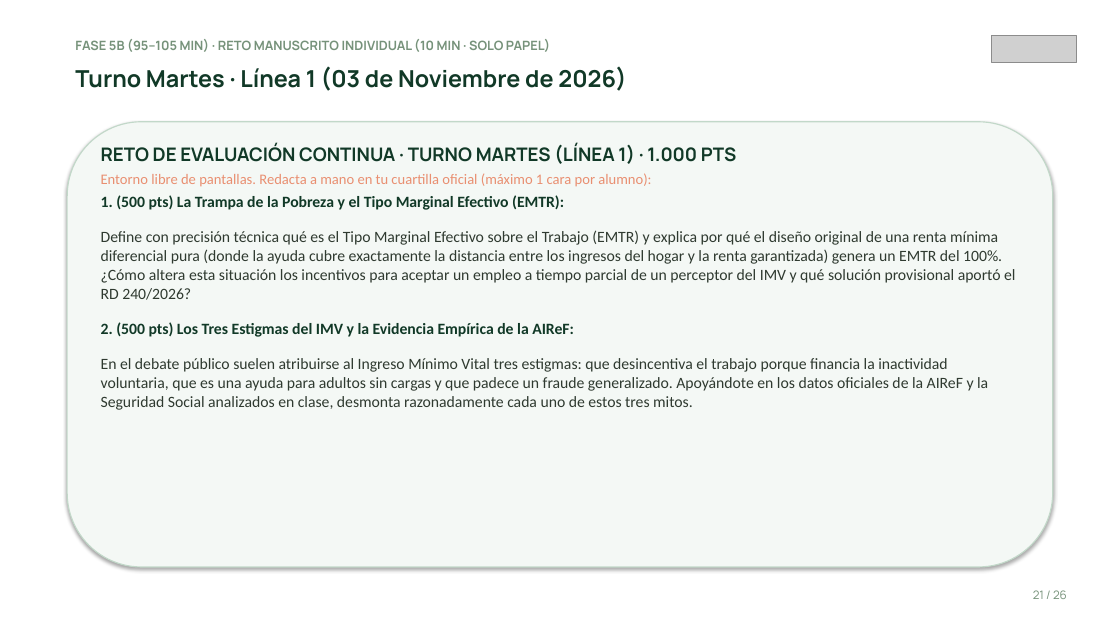
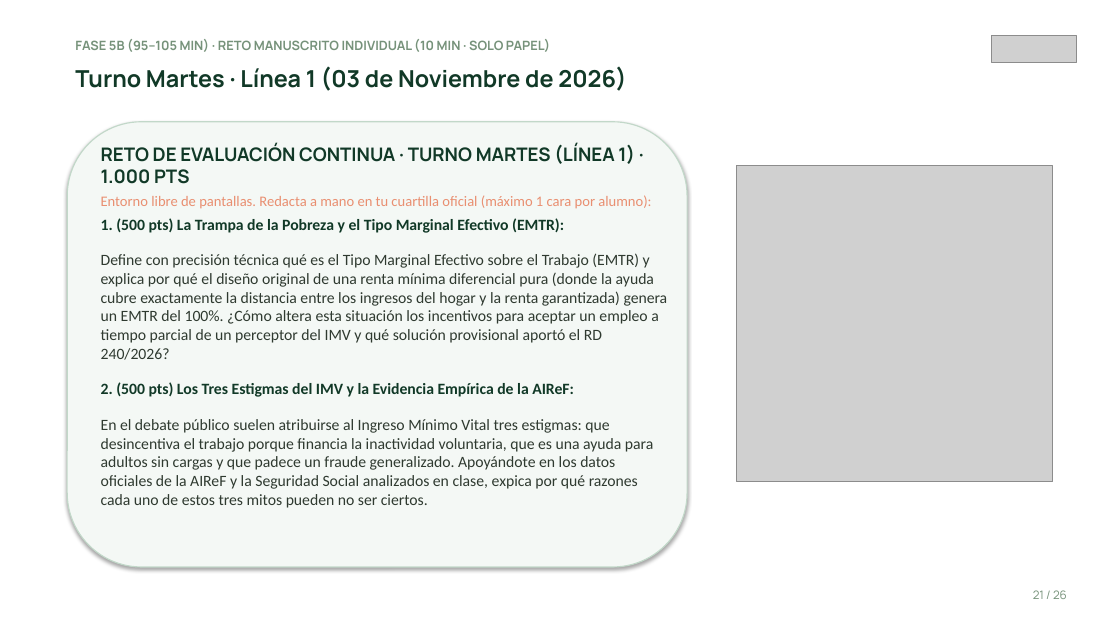
Before and after one commit to mhidper/PSSLL2627, a slide deck: slide 20 of Temas EB/Sesiones EB/Sesion 11/Sesion 11 - Garantia de rentas, trampa de la pobreza e Ingreso Minimo Vital.pptx (slide 21 before the commit). Drawn at 1120x630 pixels with LibreOffice and Linux fonts; fonts in the diff are those of the drawing; grey boxes stand for pictures. Boxes give left, top, right and bottom in pixels: in the first picture for what was removed or moved away, otherwise in the second. Text is boxed around its words. In the diff, an @@ line names an element or a change of style, - is before the commit and + after.

```diff
--- a/Temas EB/Sesiones EB/Sesion 11/Sesion 11 - Garantia de rentas, trampa de la pobreza e Ingreso Minimo Vital.pptx
+++ b/Temas EB/Sesiones EB/Sesion 11/Sesion 11 - Garantia de rentas, trampa de la pobreza e Ingreso Minimo Vital.pptx
@@ rounded rectangle resized from (x1=67, y1=122, x2=1053, y2=567) to (x1=67, y1=122, x2=687, y2=567) @@
@@ picture added at (x1=737, y1=166, x2=1053, y2=481) @@
@@ text at (x1=101, y1=382, x2=653, y2=508): text changed @@
-2. (500 pts) Los Tres Estigmas del IMV y la Evidencia Empírica de la AIReF:
-En el debate público suelen atribuirse al Ingreso Mínimo Vital tres estigmas: que desincentiva el trabajo porque financia la inactividad voluntaria, que es una ayuda para adultos sin cargas y que padece un fraude generalizado. Apoyándote en los datos oficiales de la AIReF y la Seguridad Social analizados en clase, desmonta razonadamente cada uno de estos tres mitos.
+2. (500 pts) Los Tres Estigmas del IMV y la Evidencia Empírica de la AIReF:
+En el debate público suelen atribuirse al Ingreso Mínimo Vital tres estigmas: que desincentiva el trabajo porque financia la inactividad voluntaria, que es una ayuda para adultos sin cargas y que padece un fraude generalizado. Apoyándote en los datos oficiales de la AIReF y la Seguridad Social analizados en clase, expica por qué razones cada uno de estos tres mitos pueden no ser ciertos.
```
Also in this commit, not shown: 1 other slide changed, 5 slides removed, 23 other files.
